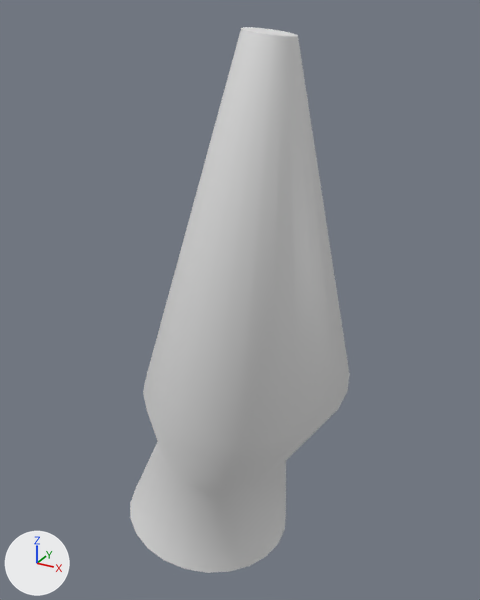
Two versions of the OBJ model NorfolkVizApp/depends/models/V01.obj, one commit apart.
Camera for both pictures: a 50 mm camera at (161.0, -263.0, 235.0) aimed at (15.0, 3.0, 102.0). The axes (+X, +Y, +Z) are drawn at lower left. The lights are the same throughout. Where no turn or scale is listed for an object, it has been applied to the vertices.

Objects in the first picture: 'V01'.
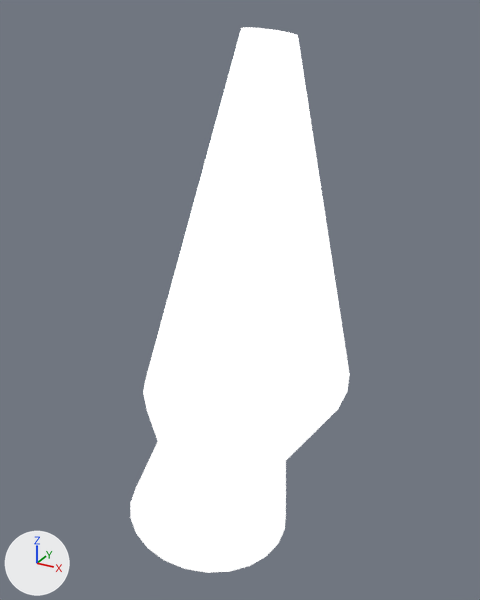
Pixel boxes (x1, y1, x2, y2) of what changed, in the pictures (480 x 600 px):
'V01', recoloured (grey to white)
    both: (130, 27, 350, 573)

What the commit changed:
Picture 'lightGrad.jpg' (img_lightgrad_jpg) is new.
Material '17___Default' (mat_17___default) is new.
Its texture is img_lightgrad_jpg.
Its roughness is 0.9.
Its emission strength is 1.0.
me_v01 has 96 vertices, 188 faces and spans x -48.0..72.0, y -67.0..63.0, z -39.0..227.0.
me_v01 now uses material mat_17___default (picture img_lightgrad_jpg).
